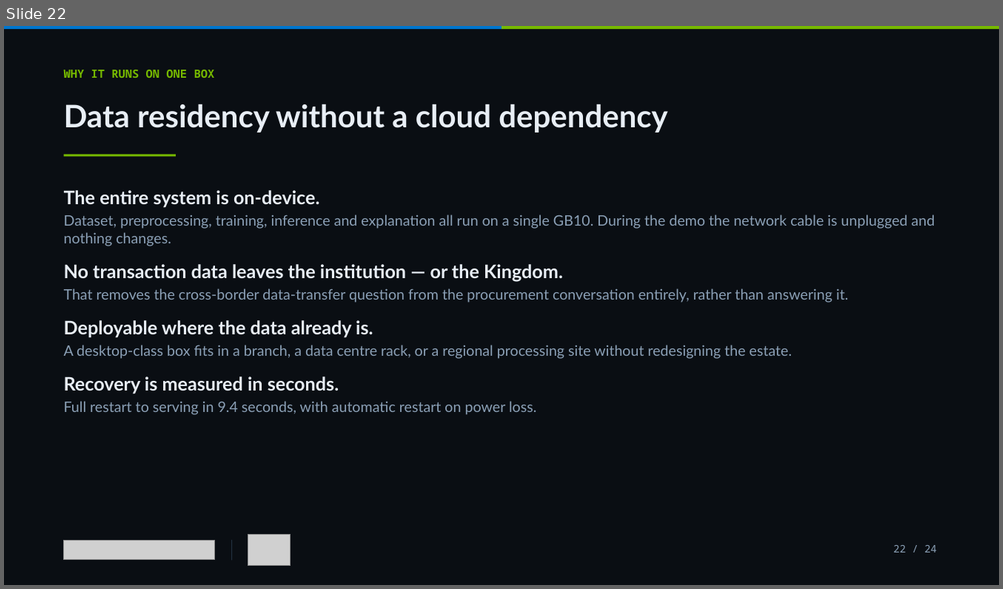
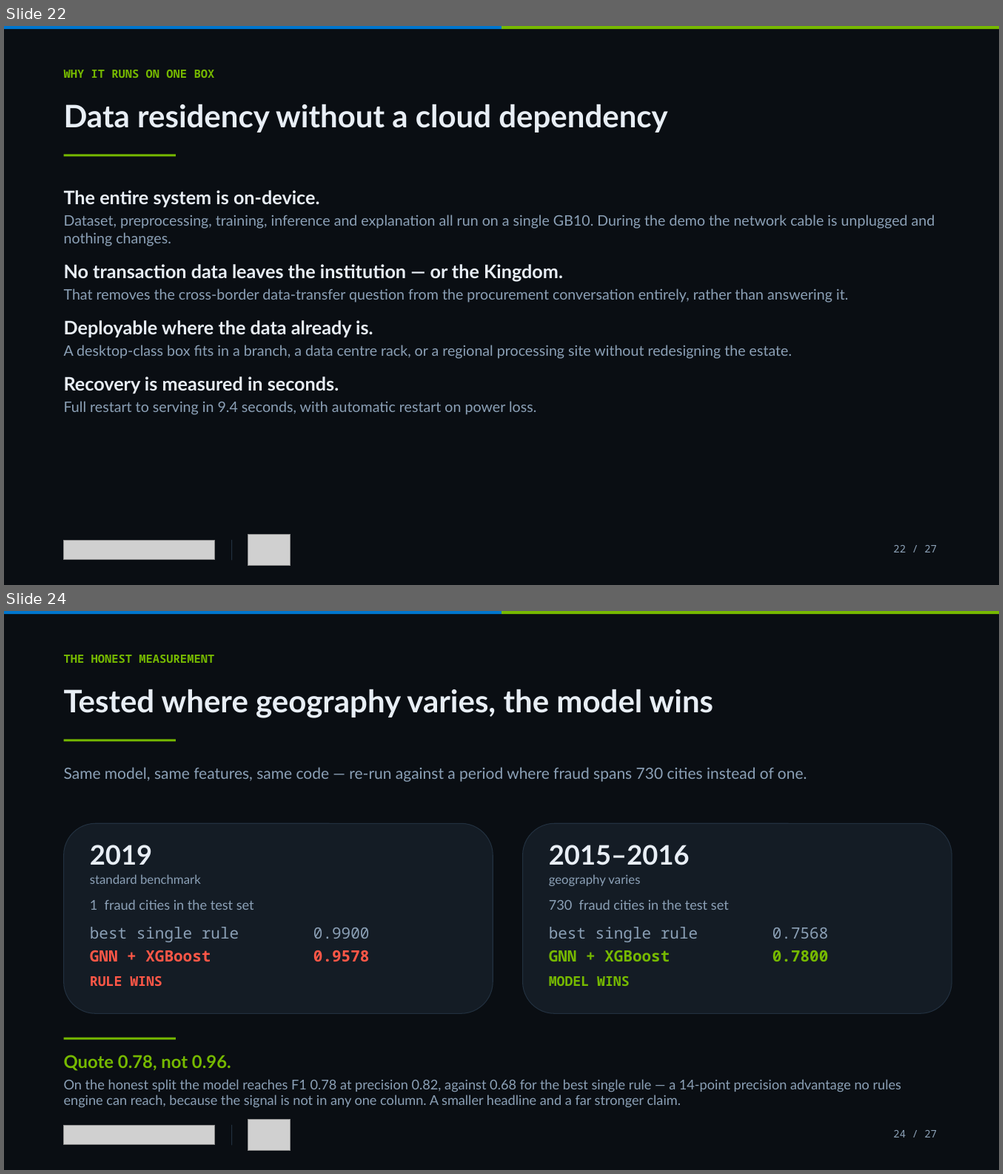
Before and after one commit to tamereissa77/Dell-Money2020, a slide deck: deck/GB10-Demos-for-Events.pptx. Shown one above the other, each under a label of ours: slide 22 before the commit, slides 22 and 24 after it; the slides between them are not shown. The pictures are 1003x589 and 1003x1174 pixels, drawn with LibreOffice and Linux fonts; fonts in the diff are those of the drawing; grey boxes stand for pictures. Boxes give left, top, right and bottom in pixels: in the first picture for what was removed or moved away, otherwise in the second. Text is boxed around its words. In the diff, an @@ line names an element or a change of style, - is before the commit and + after.

```diff
--- a/deck/GB10-Demos-for-Events.pptx
+++ b/deck/GB10-Demos-for-Events.pptx
@@ slide 24 added at <box>4,611,999,1170</box>, background #FFFFFF @@
@@ rectangle added at <box>4,611,999,1170</box>, fill #0A0E13 @@
@@ rectangle added at <box>4,611,502,614</box>, fill #0076CE @@
@@ rectangle added at <box>502,611,999,614</box>, fill #76B900 @@
@@ text added at <box>64,655,214,663</box>, 11 pt, text #76B900, bold @@
+THE HONEST MEASUREMENT
@@ text added at <box>64,689,713,718</box>, 30 pt, text #E8EEF5, bold @@
+Tested where geography varies, the model wins
@@ rectangle added at <box>64,739,176,741</box>, fill #76B900 @@
@@ text added at <box>64,767,807,782</box>, 15 pt, text #8BA0B6 @@
+Same model, same features, same code — re-run against a period where fraud spans 730 cities instead of one.
@@ rounded rectangle added at <box>64,823,492,1014</box>, fill #141C25, outline #22303F 0.75 pt @@
@@ rounded rectangle added at <box>523,823,951,1014</box>, fill #141C25, outline #22303F 0.75 pt @@
@@ text added at <box>90,845,370,963</box>, 15 pt, text #8BA0B6 @@
+2019
+standard benchmark
+1 fraud cities in the test set
+best single rule 0.9900
+GNN + XGBoost 0.9578
+RULE WINS
@@ text added at <box>549,845,828,986</box>, 15 pt, text #8BA0B6 @@
+2015–2016
+geography varies
+730 fraud cities in the test set
+best single rule 0.7568
+GNN + XGBoost 0.7800
+MODEL WINS
@@ rectangle added at <box>64,1038,176,1040</box>, fill #76B900 @@
@@ text added at <box>64,1055,901,1108</box>, 13 pt, text #8BA0B6 @@
+Quote 0.78, not 0.96.
+On the honest split the model reaches F1 0.78 at precision 0.82, against 0.68 for the best single rule — a 14-point precision advantage no rules engine can reach, because the signal is not in any one column. A smaller headline and a far stronger claim.
@@ picture added at <box>248,1120,290,1151</box> @@
@@ picture added at <box>64,1126,215,1145</box> @@
@@ rectangle added at <box>232,1125,233,1145</box>, fill #22303F @@
@@ text added at <box>893,1130,936,1138</box>, 10 pt, text #8BA0B6 @@
+24 / 27
@@ slide 22 changed as well @@
@@ text at <box>893,545,936,553</box>: text changed @@
-22 / 24
+22 / 27
```
Also in this commit, not shown: 22 other slides changed, 2 other slides added, 1 other file.
